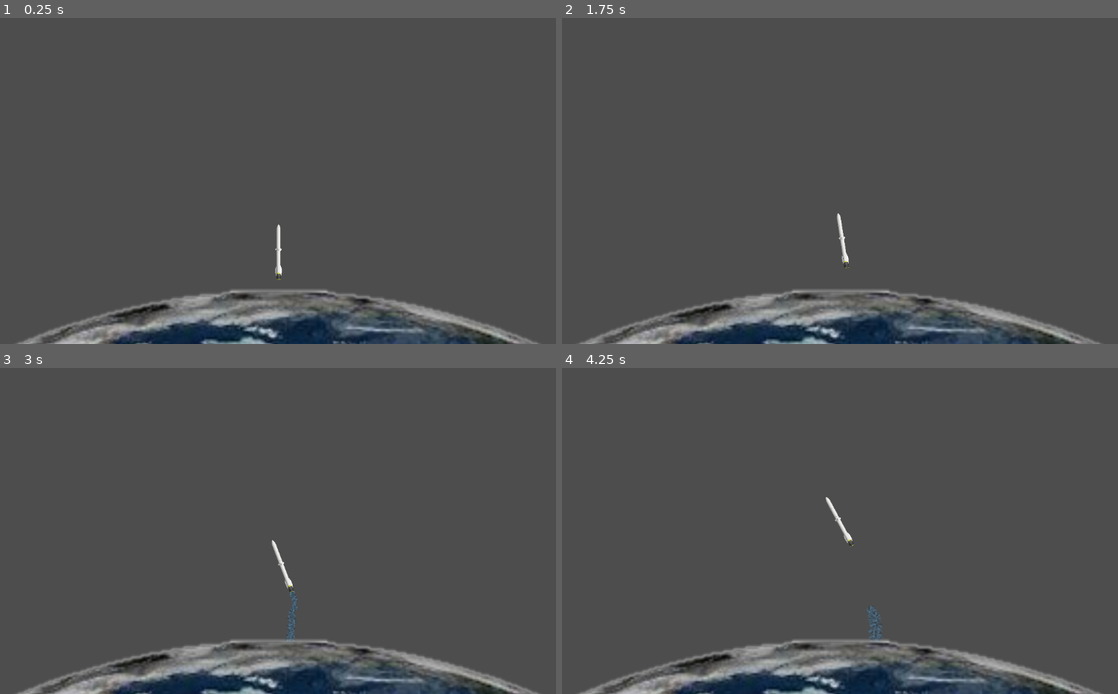
Above: before the commit, frames 1-4 (two rows, left to right).
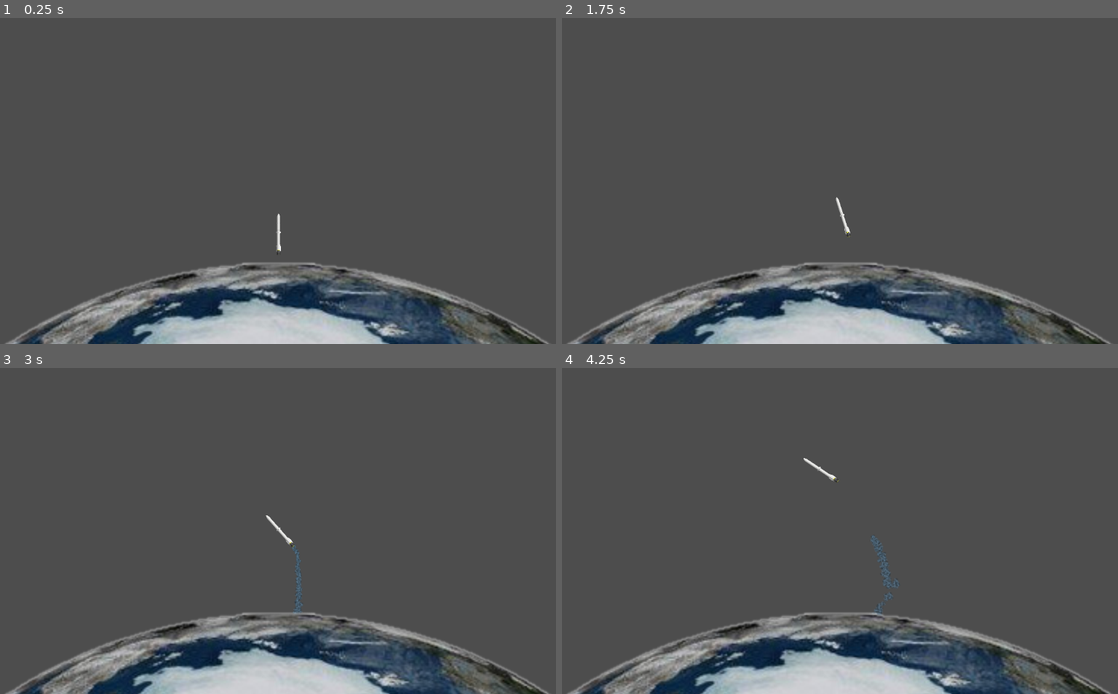
Above: after the commit, the same moments.

Repository: illuminated-g/lv-godot-test
Game: Godot game, scene res://scenes/Planet.tscn
Two runs of this game, one before a commit and one after it. Both use one fixed random seed, a clock stepped at 60 frames per second and the inputs below.
Inputs:
- Up to frame 1 (0.25 s): no input
- Up to frame 2 (1.75 s): tap Enter at 0.5 s; hold W (thrust) 0.53-1.28 s; hold A (tvc_ccw) 0.53-1.28 s; tap Space at 1.25 s; tap D (tvc_cw) at 1.35 s
- Up to frame 3 (3 s): hold A (tvc_ccw) 2.03-2.78 s; hold W (thrust) from 2.03 s (still down); tap D (tvc_cw) at 2.85 s
- Up to frame 4 (4.25 s): release W (thrust) at 3.53 s; hold A (tvc_ccw) from 3.53 s (still down)

The runs differ from the first frame. In frame 1, 13% of the frame differs, in the area x 0-99%, y 59-100%; in frame 2, 14%; in frame 3, 14%; in frame 4, 14%, in the area x 0-99%, y 27-100%.

Commit message:
Add ability to run on different port in case port 80 is taken (sucky hyperV)

Diff:
--- a/godot/project.godot
+++ b/godot/project.godot
@@ -39,6 +39,7 @@
 
 [rendering]
 
+renderer/rendering_method="gl_compatibility"
 environment/defaults/default_environment="res://default_env.tres"
 quality/driver/driver_name="GLES2"
 vram_compression/import_etc=true
--- a/godot/scenes/Planet.tscn
+++ b/godot/scenes/Planet.tscn
@@ -19,7 +19,8 @@
 position = Vector2(557, 931)
 center_of_mass_mode = 1
 gravity_scale = 0.0
-maxThrustAngle = 15.0
+power = 200.0
+maxThrustAngle = 20.0
 
 [node name="CharacterBody2D" type="CharacterBody2D" parent="."]
 position = Vector2(548, 4399)
@@ -33,4 +34,4 @@
 
 [node name="Camera2D" type="Camera2D" parent="."]
 position = Vector2(556, 578)
-zoom = Vector2(0.4, 0.4)
+zoom = Vector2(0.3, 0.3)
--- a/godot/scripts/WebSocketClient.gd
+++ b/godot/scripts/WebSocketClient.gd
@@ -7,10 +7,25 @@
 @export var control : Rocket
 
 var ws = WebSocketPeer.new()
+var wsUrl = ""
+
+func getWsUrl():
+	var urlParam = JavaScriptBridge.eval("""
+			var wsUrl = new URL(\"""" + url + """\");
+			var url = new URL(window.location.href);
+			wsUrl.port = url.port;
+			window.wsUrl = wsUrl;
+			wsUrl.toString();
+		""")
+
+	if urlParam == null:
+		return url
+	else:
+		return urlParam
 
 # Called when the node enters the scene tree for the first time.
 func _ready():
-	pass # Replace with function body.
+	wsUrl = getWsUrl()
 
 func publishState():
 	var payload = PackedByteArray()
@@ -61,6 +76,6 @@
 		var reason = ws.get_close_reason()
 		print("WebSocket closed with code: %d, reason %s. Clean: %s" % [code, reason, code != -1])
 
-		var err = ws.connect_to_url(url)
+		var err = ws.connect_to_url(wsUrl)
 		if err:
 			printerr(err)
Not shown, changed: godot/export_presets.cfg
Not shown, changed: Main.vi
Not shown, changed: www/rocket.html
Not shown, changed: www/rocket.js
Not shown, changed: www/rocket.pck
Not shown, changed: www/rocket.wasm
